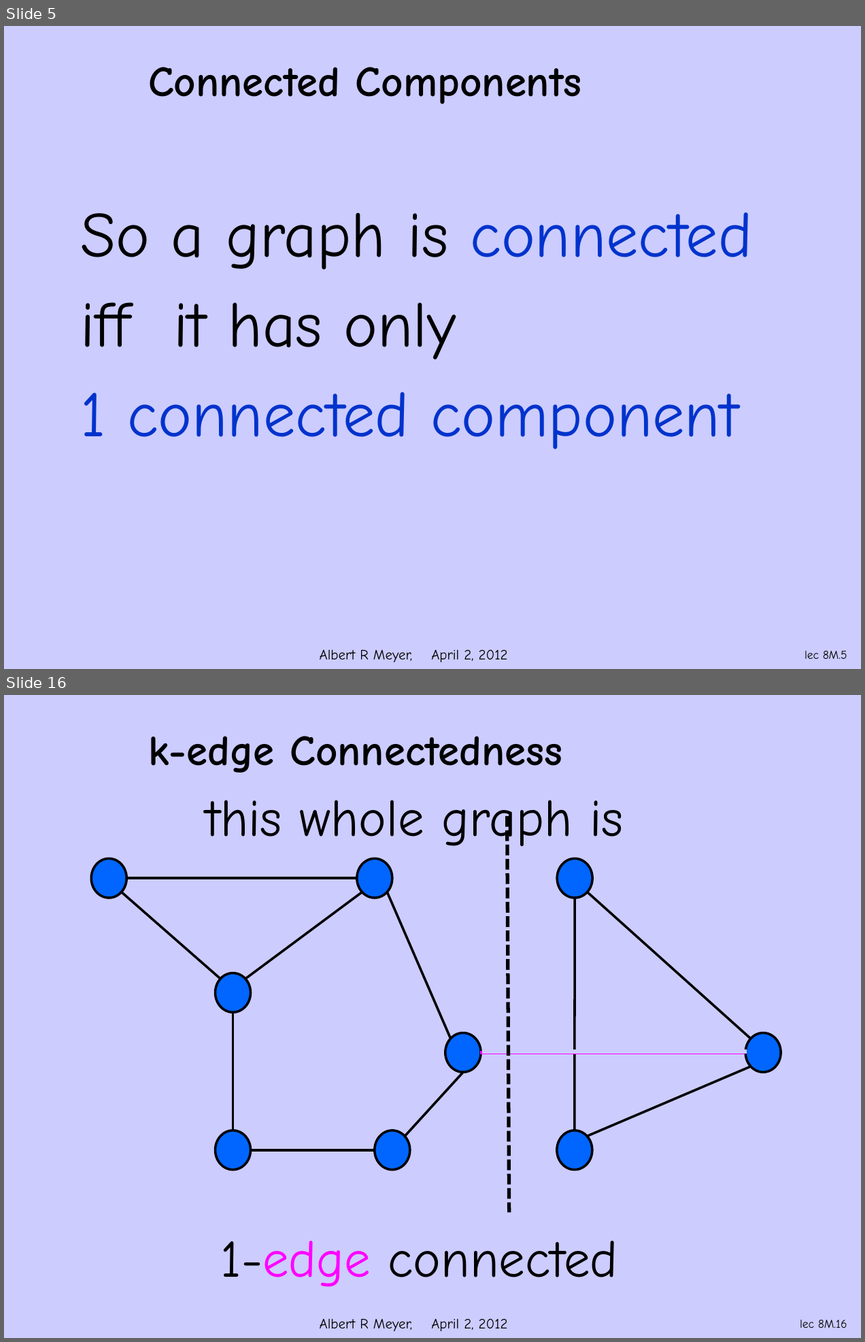
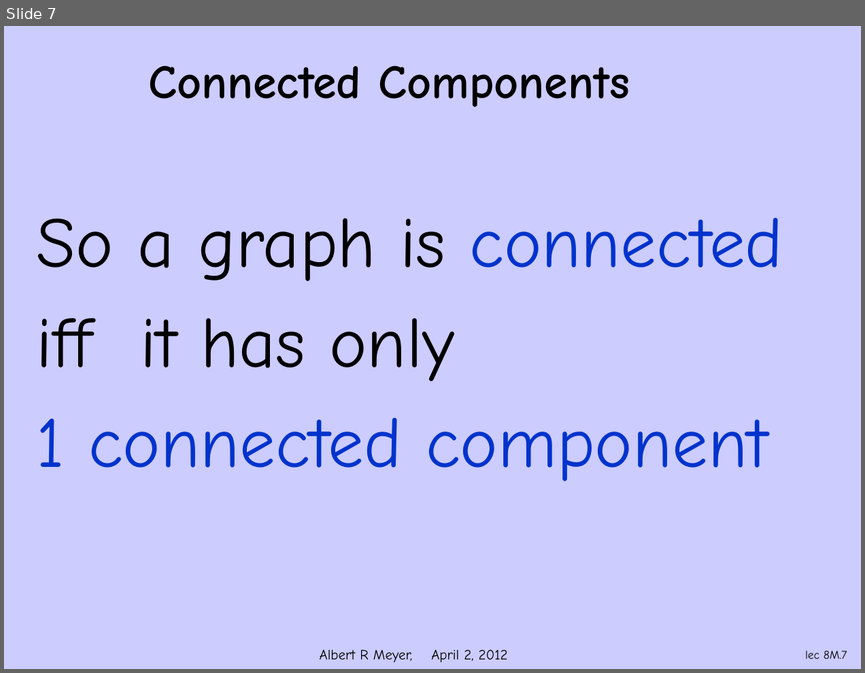
Before and after one commit to armeyer/mcs_web, a slide deck: spring12/slidesS12/simple-connect.pptx. Shown one above the other, each under a label of ours: slides 5 and 16 before the commit, slide 7 after it; the slides between them are not shown. The pictures are 865x1342 and 865x673 pixels, drawn with LibreOffice and Linux fonts; fonts in the diff are those of the drawing; background and template pictures are left out. Boxes give left, top, right and bottom in pixels: in the first picture for what was removed or moved away, otherwise in the second. Text is boxed around its words. In the diff, an @@ line names an element or a change of style, - is before the commit and + after.

Commit message:
add simple-k-connect.pptx, edit simple-connect.pptx

```diff
--- a/spring12/slidesS12/simple-connect.pptx
+++ b/spring12/slidesS12/simple-connect.pptx
@@ slide 16 removed at [4, 695, 861, 1338], background #CCCCFF; not listed: 1 template element that a slide beside it also shows @@
@@ title removed at [148, 736, 562, 773] @@
-k-edge Connectedness
@@ text removed at [205, 800, 623, 853] @@
-this whole graph is
@@ line removed from (507, 816) to (509, 1212) @@
@@ group removed at [92, 859, 781, 1170]: 11 lines, 9 ellipses @@
@@ line removed from (481, 1052) to (745, 1052) @@
@@ line removed from (482, 1051) to (747, 1051) @@
@@ rectangle removed at [535, 1170, 827, 1236] @@
@@ text removed at [221, 1240, 618, 1287] @@
-1-edge connected
@@ text removed at [549, 1240, 681, 1242] @@
-delete
@@ page number removed at [800, 1319, 847, 1327] @@
-lec 8M.16
@@ what was slide 5 is now slide 7 @@
@@ slide 7 changed as well @@
@@ title "Connected Components" at [148, 65, 629, 107]: size 36 to 40 pt @@
@@ text "So a graph is connected": place and size @@
-text "So a graph is connected" at [80, 212, 752, 449]
+text "So a graph is connected" at [37, 218, 783, 481]
@@ text "So a graph is connected" at [37, 218, 783, 481]: size 54 to 60 pt; more space between paragraphs @@
@@ page number at [805, 650, 847, 658]: text changed @@
-lec 8M.5
+lec 8M.7
```
Also in this commit, not shown: 3 other slides changed, 2 slides added, 12 other slides removed, 1 other file.
